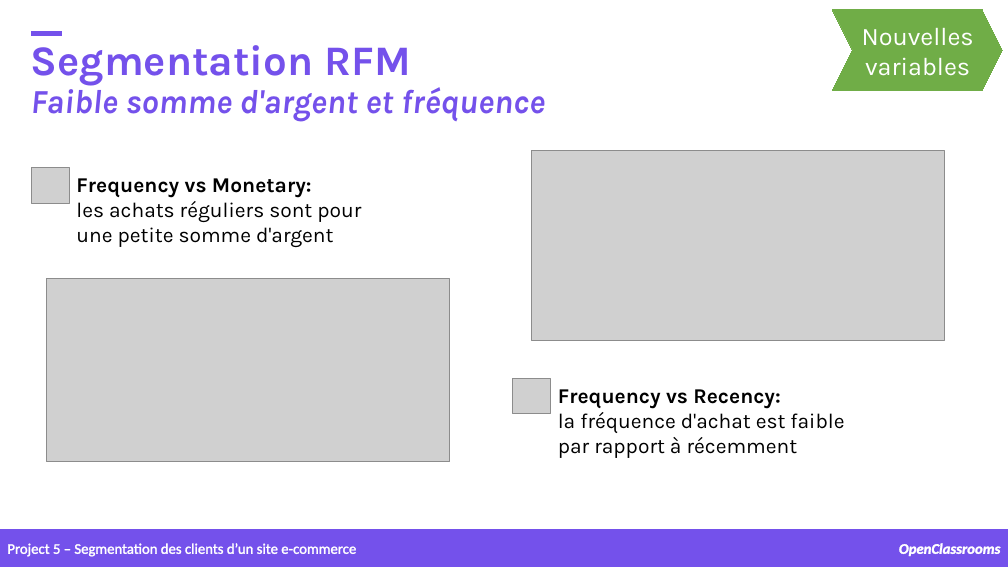
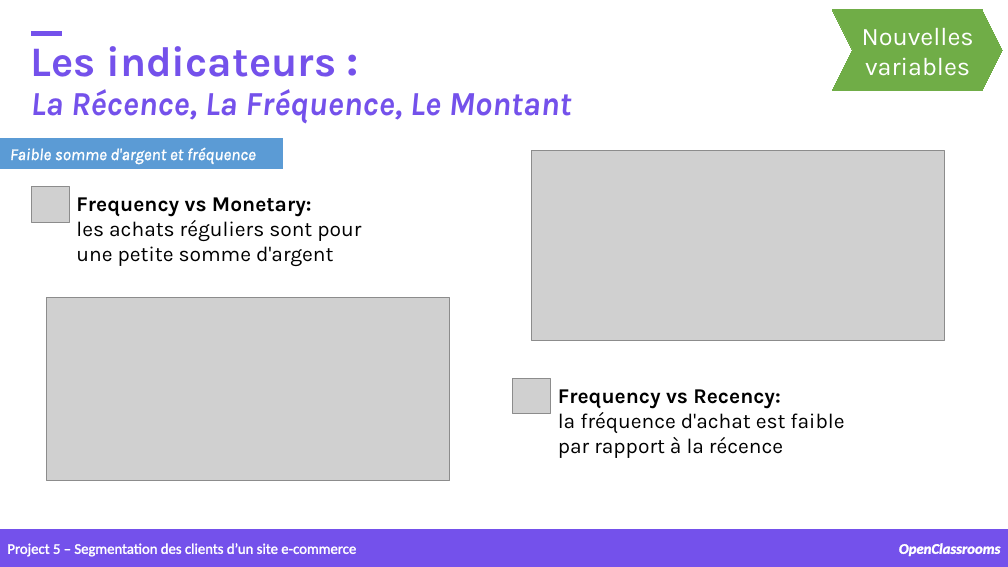
Before and after one commit to samirhinojosa/OC-P5-segment-customers-of-website, a slide deck: slide 17 of supports/P5_presentation_final.pptx. Drawn at 1008x567 pixels with LibreOffice and Linux fonts; fonts in the diff are those of the drawing; grey boxes stand for pictures; background and template pictures are left out. Boxes give left, top, right and bottom in pixels: in the first picture for what was removed or moved away, otherwise in the second. Text is boxed around its words. In the diff, an @@ line names an element or a change of style, - is before the commit and + after.

```diff
--- a/supports/P5_presentation_final.pptx
+++ b/supports/P5_presentation_final.pptx
@@ text at [31,46,572,124]: text changed @@
-Segmentation RFM
-Faible somme d'argent et fréquence
+Les indicateurs :
+La Récence, La Fréquence, Le Montant
@@ rectangle added at [0,138,283,168], fill #5B9BD5, outline #5B9BD5 1 pt @@
@@ text added at [10,147,256,165], 16 pt, text #FFFFFF, italic @@
+Faible somme d'argent et fréquence
@@ 2 pictures, 1 text: place and size @@
-2 pictures, 1 text at [31,168,450,462]
+2 pictures, 1 text at [31,187,450,481]
@@ text at [558,412,844,458]: text changed @@
-la fréquence d'achat est faible par rapport à récemment
+la fréquence d'achat est faible par rapport à la récence
```
Also in this commit, not shown: 8 other slides changed.
